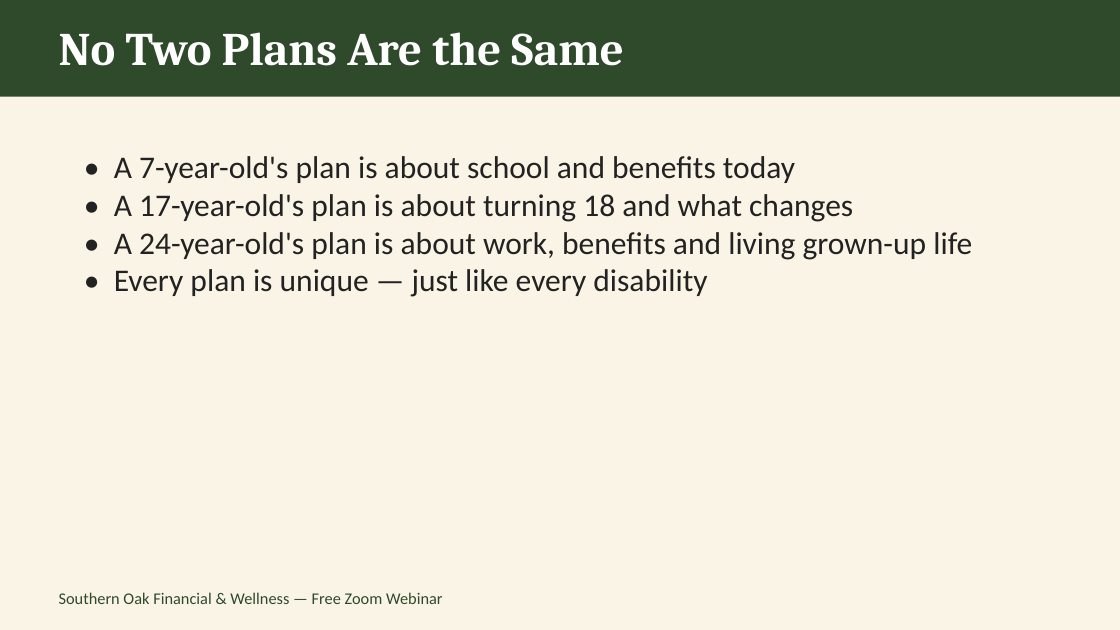
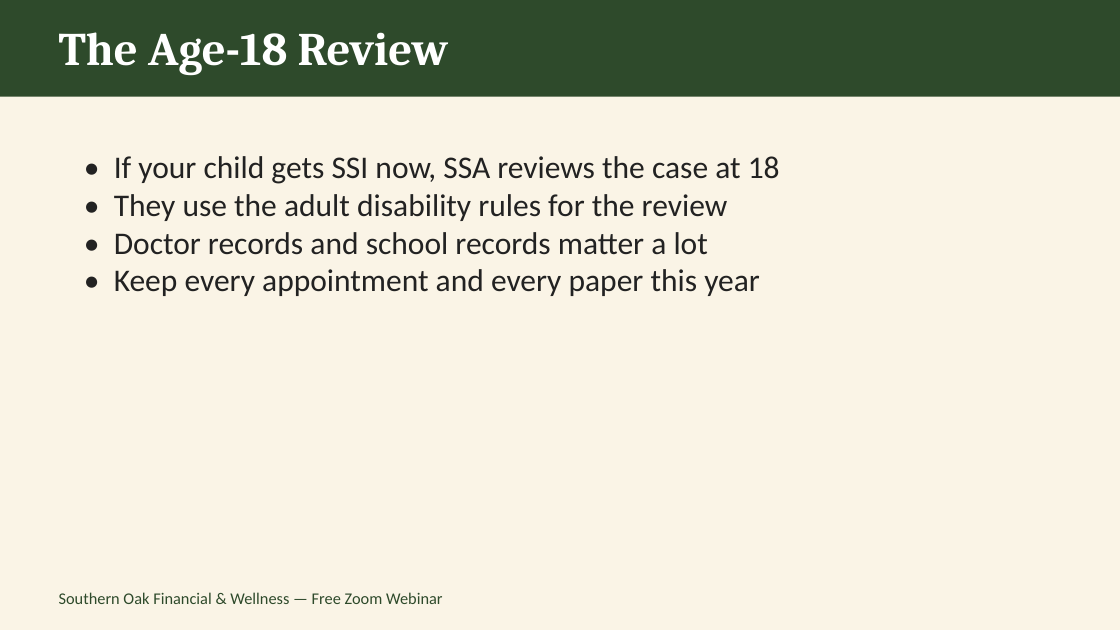
Before and after one commit to southernoakfw-ja/southernoakfw-ja.github.io, a slide deck: slide 5 of assets/Clear-Plan-Webinar-Dec11.pptx. Drawn at 1120x630 pixels with LibreOffice and Linux fonts; fonts in the diff are those of the drawing. Boxes give left, top, right and bottom in pixels: in the first picture for what was removed or moved away, otherwise in the second. Text is boxed around its words. In the diff, an @@ line names an element or a change of style, - is before the commit and + after.

```diff
--- a/assets/Clear-Plan-Webinar-Dec11.pptx
+++ b/assets/Clear-Plan-Webinar-Dec11.pptx
@@ text at (59,32,448,76): text changed @@
-No Two Plans Are the Same
+The Age-18 Review
@@ text at (114,156,780,296): text changed @@
-• A 7-year-old's plan is about school and benefits today
-• A 17-year-old's plan is about turning 18 and what changes
-• A 24-year-old's plan is about work, benefits and living grown-up life
-• Every plan is unique — just like every disability
+• If your child gets SSI now, SSA reviews the case at 18
+• They use the adult disability rules for the review
+• Doctor records and school records matter a lot
+• Keep every appointment and every paper this year
```
Also in this commit, not shown: 8 other slides changed, 2 slides added, 2 slides removed, 7 other files.
